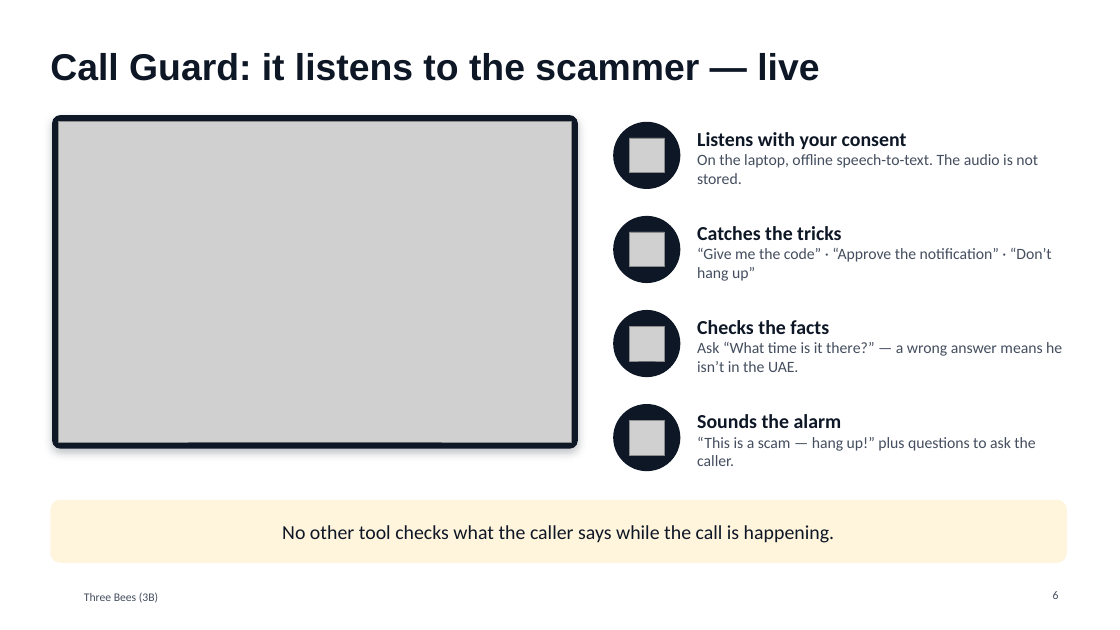
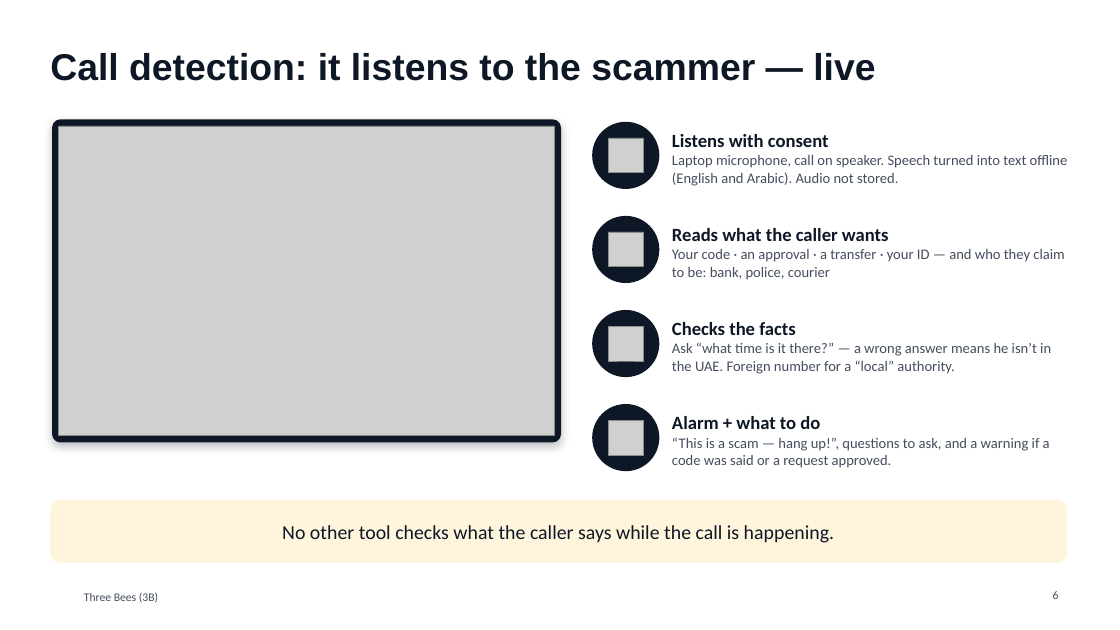
Before and after one commit to Mezx-1/three-bees, a slide deck: slide 6 of docs/presentation/ThreeBees_pitch.pptx. Drawn at 1120x630 pixels with LibreOffice and Linux fonts; fonts in the diff are those of the drawing; grey boxes stand for pictures; background and template pictures are left out. Boxes give left, top, right and bottom in pixels: in the first picture for what was removed or moved away, otherwise in the second. Text is boxed around its words. In the diff, an @@ line names an element or a change of style, - is before the commit and + after.

```diff
--- a/docs/presentation/ThreeBees_pitch.pptx
+++ b/docs/presentation/ThreeBees_pitch.pptx
@@ title at [50,53,875,81]: text changed @@
-Call Guard: it listens to the scammer — live
+Call detection: it listens to the scammer — live
@@ rounded rectangle: place and size @@
-rounded rectangle at [52,115,578,449]
+rounded rectangle at [52,119,561,443]
@@ rounded rectangle at [52,119,561,443]: proportions changed @@
@@ picture: place and size @@
-picture at [59,122,571,442]
+picture at [59,126,555,436]
@@ text at [672,134,1068,186]: text changed; size 13.5 to 12.5 pt @@
-Listens with your consent
-On the laptop, offline speech-to-text. The audio is not stored.
+Listens with consent
+Laptop microphone, call on speaker. Speech turned into text offline (English and Arabic). Audio not stored.
@@ text at [672,228,1064,280]: text changed; size 13.5 to 12.5 pt @@
-Catches the tricks
-“Give me the code” · “Approve the notification” · “Don’t hang up”
+Reads what the caller wants
+Your code · an approval · a transfer · your ID — and who they claim to be: bank, police, courier
@@ text at [672,322,795,335]: size 17 to 16 pt in "Checks the facts" @@
@@ text "Checks the facts": place and size @@
-text "Checks the facts" at [697,320,1062,372]
+text "Checks the facts" at [672,322,1051,374]
@@ text at [672,342,1051,374]: text changed; size 13.5 to 12.5 pt @@
-Ask “What time is it there?” — a wrong answer means he isn’t in the UAE.
+Ask “what time is it there?” — a wrong answer means he isn’t in the UAE. Foreign number for a “local” authority.
@@ text at [672,416,1050,468]: text changed; size 13.5 to 12.5 pt @@
-Sounds the alarm
-“This is a scam — hang up!” plus questions to ask the caller.
+Alarm + what to do
+“This is a scam — hang up!”, questions to ask, and a warning if a code was said or a request approved.
@@ 4 pictures, 4 ellipses: place and size @@
-4 pictures, 4 ellipses at [613,122,681,471]
+4 pictures, 4 ellipses at [592,122,660,471]
```
Also in this commit, not shown: 7 other slides changed, 6 slides added, 4 slides removed.
